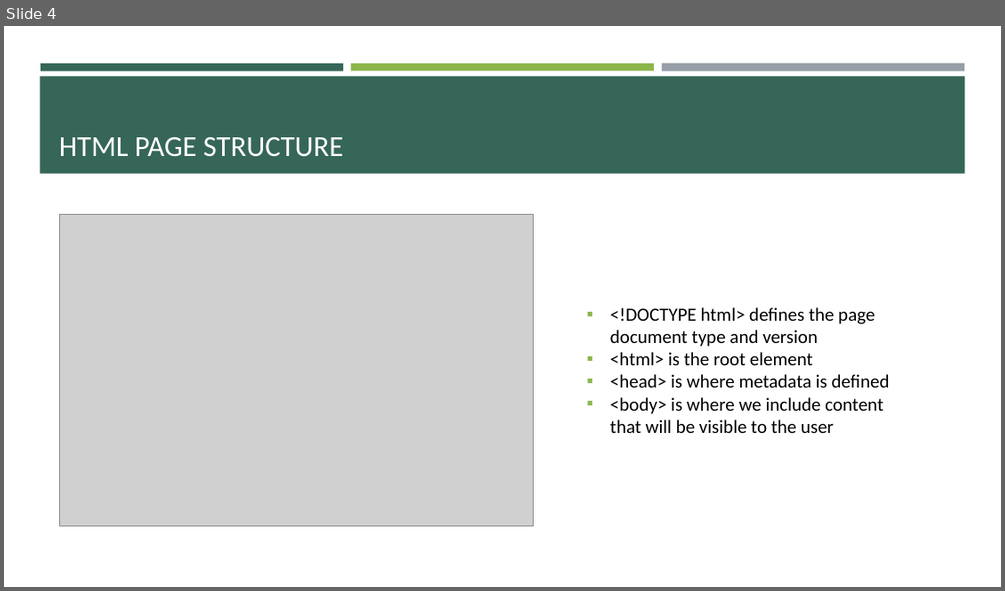
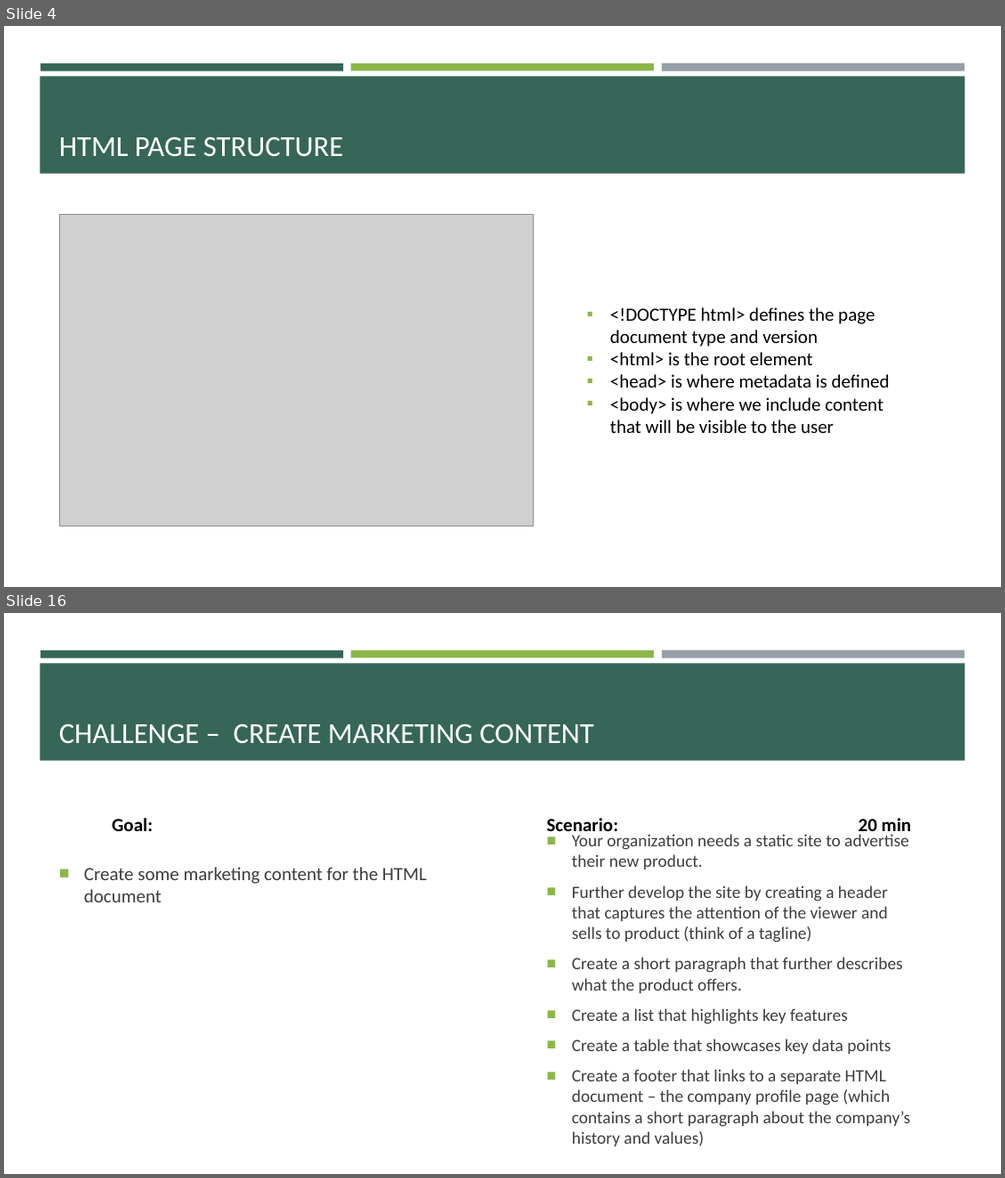
Before and after one commit to e-m-wilson/SNOW, a slide deck: Week_1/003-HTML_&_CSS/HTML-CSS.pptx. Shown one above the other, each under a label of ours: slide 4 before the commit, slides 4 and 16 after it; the slides between them are not shown. The pictures are 1005x591 and 1005x1178 pixels, drawn with LibreOffice and Linux fonts; fonts in the diff are those of the drawing; grey boxes stand for pictures. Boxes give left, top, right and bottom in pixels: in the first picture for what was removed or moved away, otherwise in the second. Text is boxed around its words. In the diff, an @@ line names an element or a change of style, - is before the commit and + after.

Commit message:
added html content

```diff
--- a/Week_1/003-HTML_&_CSS/HTML-CSS.pptx
+++ b/Week_1/003-HTML_&_CSS/HTML-CSS.pptx
@@ slide 16 added at (4,613,1001,1174), background #FFFFFF; not listed: 4 template elements that a slide beside it also shows @@
@@ title added at (59,724,594,743), 28 pt, text #FFFFFF @@
+CHALLENGE – CREATE MARKETING CONTENT
@@ text added at (112,818,153,831), 18 pt, text #000000, bold @@
+Goal:
@@ text added at (547,818,911,837), 18 pt, text #000000, bold @@
+Scenario: 20 min
@@ text added at (572,834,910,1146), 16.6 pt, text #3D3D3D @@
+■ Your organization needs a static site to advertise their new product.
+■ Further develop the site by creating a header that captures the attention of the viewer and sells to product (think of a tagline)
+■ Create a short paragraph that further describes what the product offers.
+■ Create a list that highlights key features
+■ Create a table that showcases key data points
+■ Create a footer that links to a separate HTML document – the company profile page (which contains a short paragraph about the company’s history and values)
@@ text added at (84,867,427,902), 18 pt, text #3D3D3D @@
+■ Create some marketing content for the HTML document
```
Also in this commit, not shown: 2 slides changed, 16 other slides added, 2 other files.
